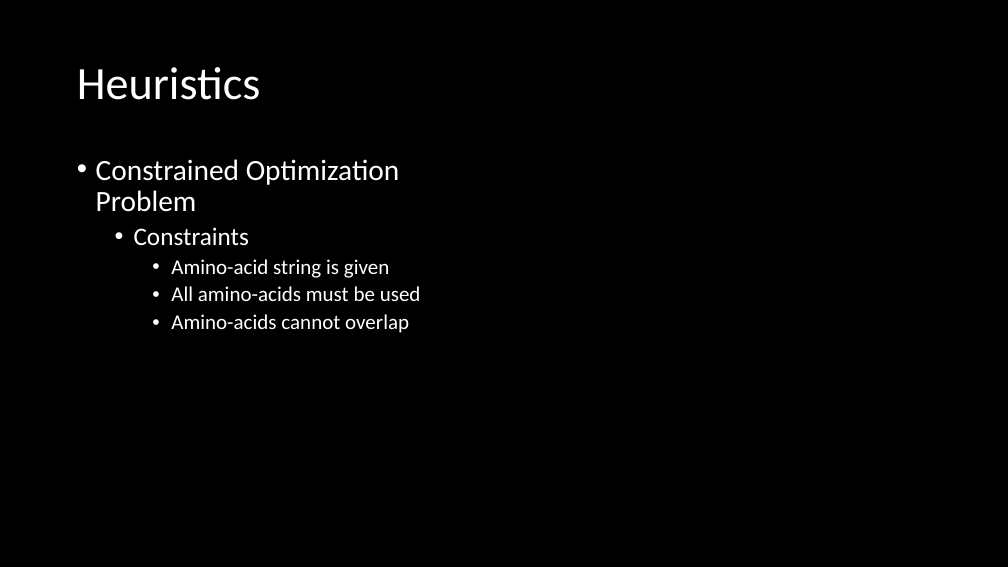
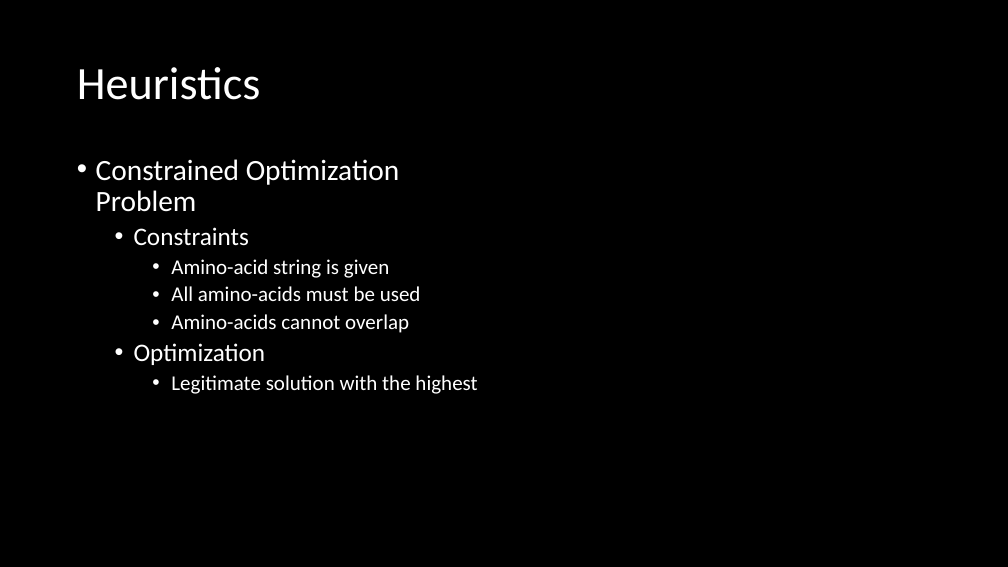
Before and after one commit to Loek21/Protein-Pow-d-er, a slide deck: slide 4 of Documentation/PPP, Week 1, Meeting 2.pptx. Drawn at 1008x567 pixels with LibreOffice and Linux fonts; fonts in the diff are those of the drawing. Boxes give left, top, right and bottom in pixels: in the first picture for what was removed or moved away, otherwise in the second. Text is boxed around its words. In the diff, an @@ line names an element or a change of style, - is before the commit and + after.

```diff
--- a/Documentation/PPP, Week 1, Meeting 2.pptx
+++ b/Documentation/PPP, Week 1, Meeting 2.pptx
@@ text at (134,343,477,394): paragraphs added @@
+  • Optimization
+    • Legitimate solution with the highest
```
Also in this commit, not shown: 2 other slides changed, 1 other file.
